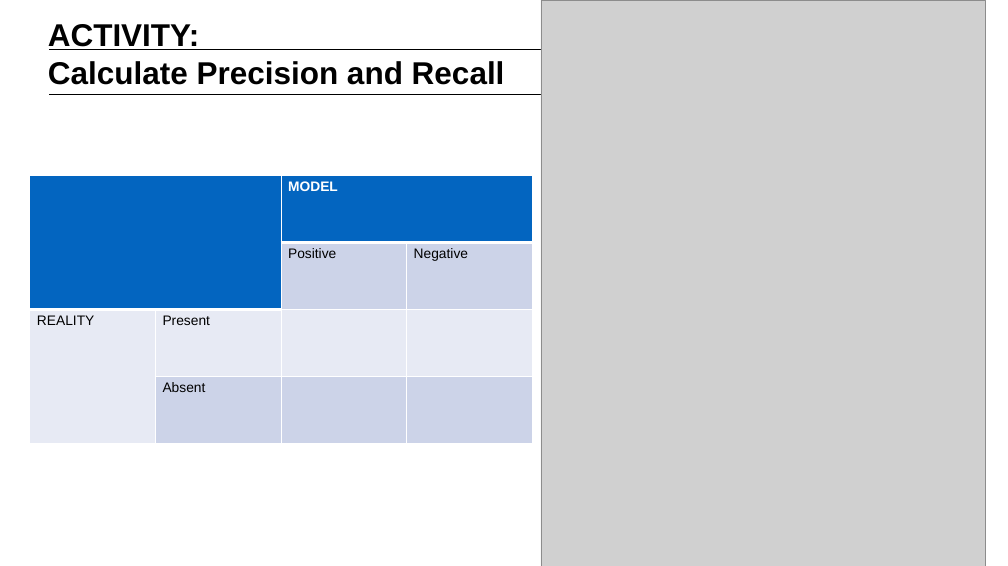
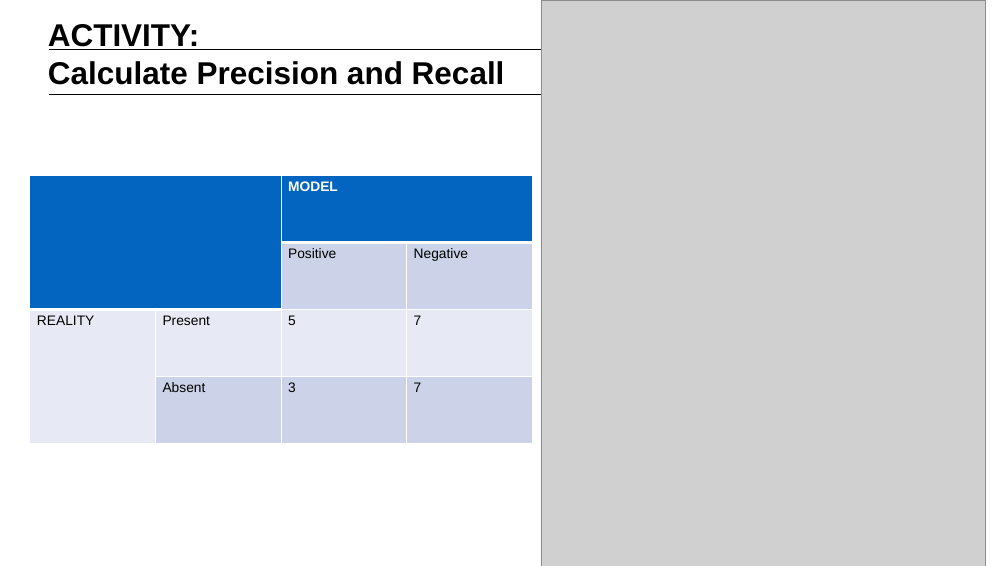
Before and after one commit to matanefron/data-sets, a slide deck: slide 3 of lessons/lesson-10/10-decision-trees-and-random-forests.pptx. Drawn at 1008x566 pixels with LibreOffice and Linux fonts; fonts in the diff are those of the drawing; grey boxes stand for pictures. Boxes give left, top, right and bottom in pixels: in the first picture for what was removed or moved away, otherwise in the second. Text is boxed around its words. In the diff, an @@ line names an element or a change of style, - is before the commit and + after.

```diff
--- a/lessons/lesson-10/10-decision-trees-and-random-forests.pptx
+++ b/lessons/lesson-10/10-decision-trees-and-random-forests.pptx
@@ table at box(30, 176, 532, 444) @@
-row 3, column 3: 
+row 3, column 3: 5
-row 3, column 4: 
+row 3, column 4: 7
-row 4, column 3: 
+row 4, column 3: 3
-row 4, column 4: 
+row 4, column 4: 7
```
Also in this commit, not shown: 1 slide added, 4 other files.
